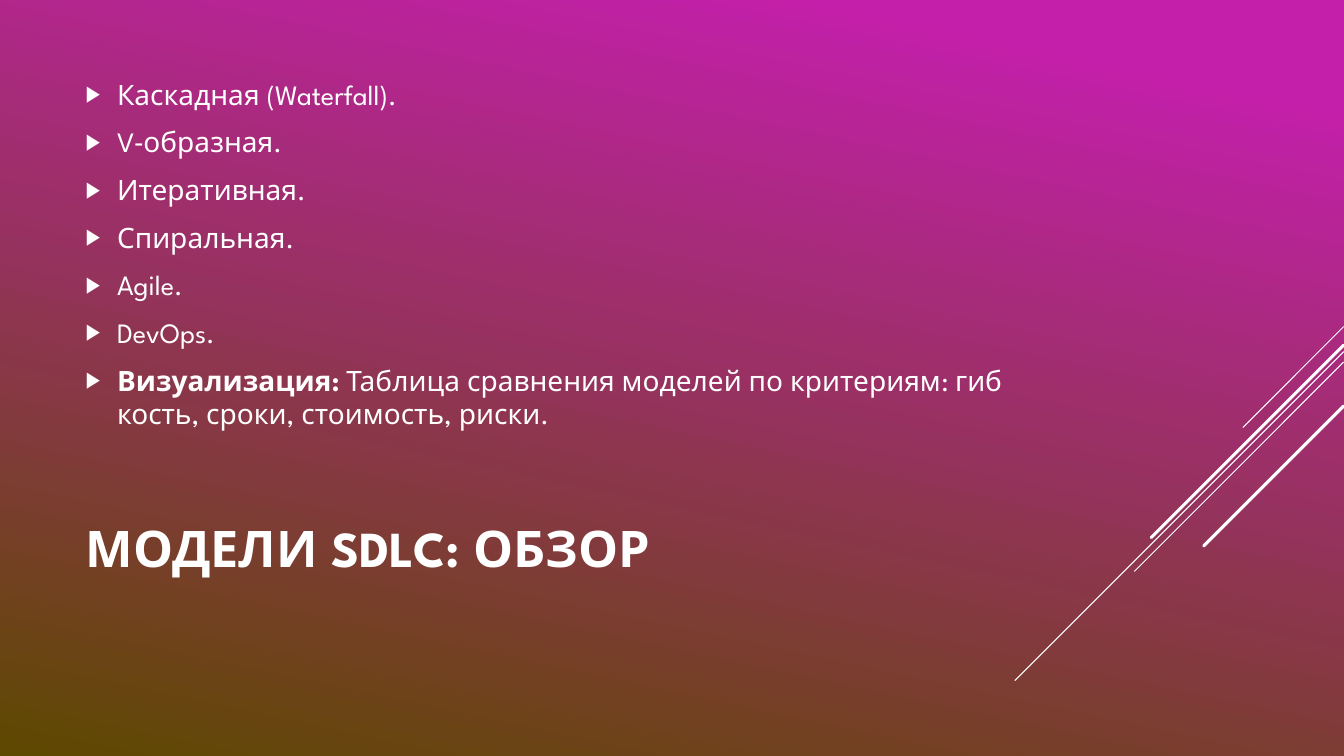
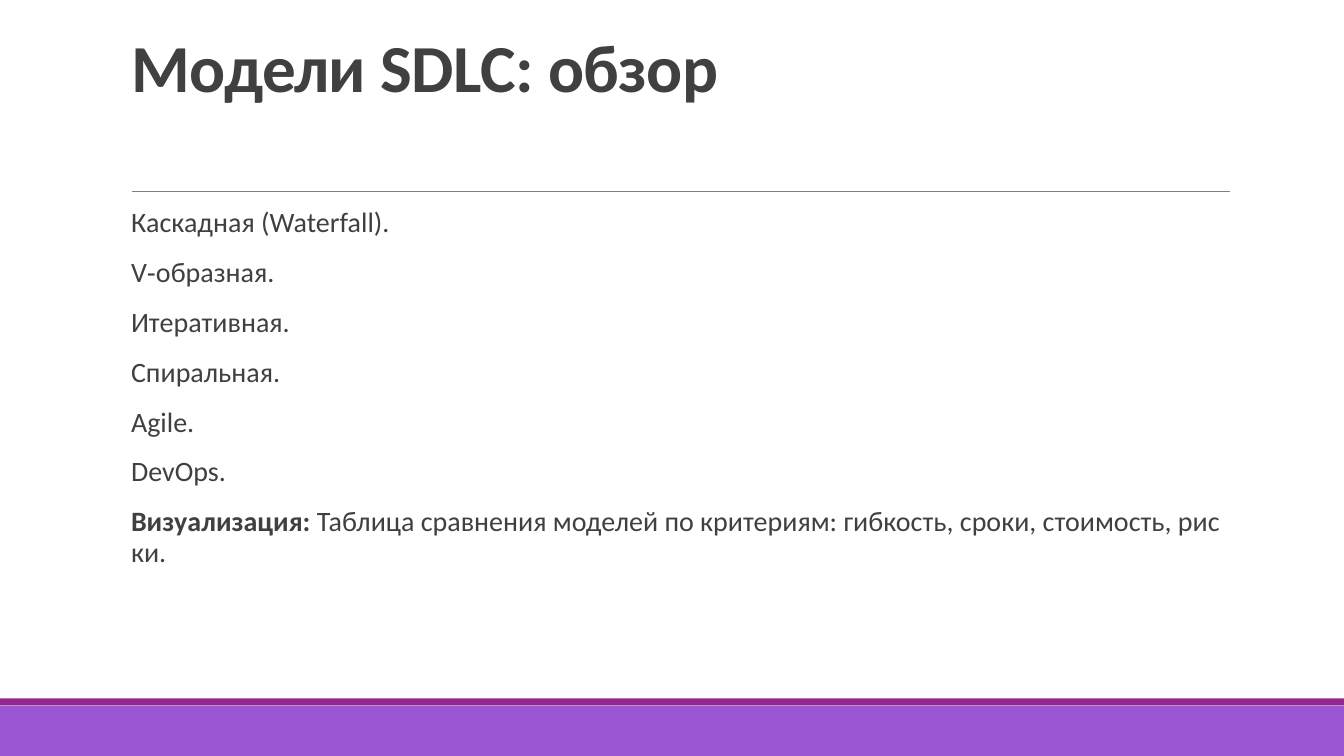
Before and after one commit to ArSu7/-, a slide deck: slide 12 of Жизненный.pptx. Drawn at 1344x756 pixels with LibreOffice and Linux fonts; fonts in the diff are those of the drawing. Boxes give left, top, right and bottom in pixels: in the first picture for what was removed or moved away, otherwise in the second. Text is boxed around its words. In the diff, an @@ line names an element or a change of style, - is before the commit and + after.

```diff
--- a/Жизненный.pptx
+++ b/Жизненный.pptx
@@ background gradient #C51FAB to #5E4A00 to #FFFFFF @@
@@ title "Модели SDLC: обзор" at (131, 46, 718, 103): vertical alignment middle to bottom @@
@@ title at (131, 46, 718, 103): text changed; size 36 to 48 pt; font League Spartan to Calibri; text colour #FFFFFF to #404040 @@
-МОДЕЛИ SDLC: ОБЗОР
+Модели SDLC: обзор
@@ text "Каскадная (Waterfall).": place and size @@
-text "Каскадная (Waterfall)." at (117, 85, 941, 431)
+text "Каскадная (Waterfall)." at (131, 211, 1172, 536)
@@ text "Каскадная (Waterfall)." at (131, 211, 1172, 536): font League Spartan to Calibri, text colour #FFFFFF to #404040; bullet ▶ to  ; line spacing 1 to 0.9; more space between paragraphs; bullet colour #FFFFFF to #92278F; vertical alignment middle to top @@
@@ line added from (132, 192) to (1231, 192), #808080 0.5 pt @@
@@ group removed at (1015, 327, 1344, 681): 5 lines @@
@@ rectangle added at (0, 706, 1344, 756), fill #9B57D3 @@
@@ rectangle added at (0, 699, 1344, 706), fill #92278F @@
```
Also in this commit, not shown: 16 other slides changed.
